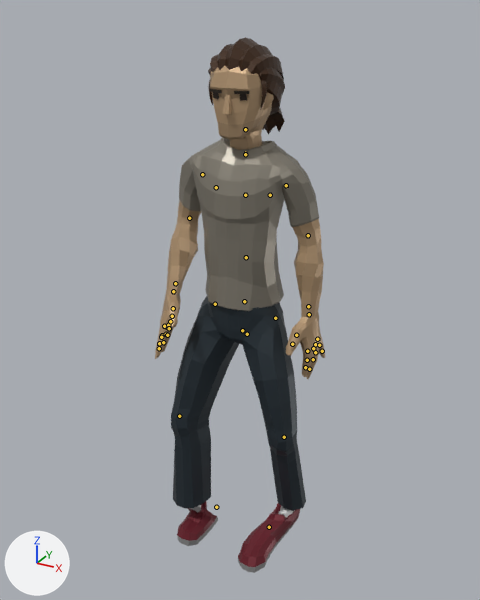
One commit to the glTF model public/assets/characters/nam.glb: the scene before it, then after it.
Both versions are drawn from a camera (50 mm lens) standing at (1.008, -1.915, 1.901) and looking at (-0.017, -0.05, 0.968). Lighting does not change. The marker at lower left points along +X, +Y and +Z. The picture after the commit comes second. Both versions are drawn at frame 0 of the action 'idle'; the numbers are the values there. The bones that change, and the others that lie on the model, are drawn over the model as lines.

In view in the first picture: 'Casual2_Body', 'Casual2_Feet', 'Casual2_Head', 'Casual2_Legs'.
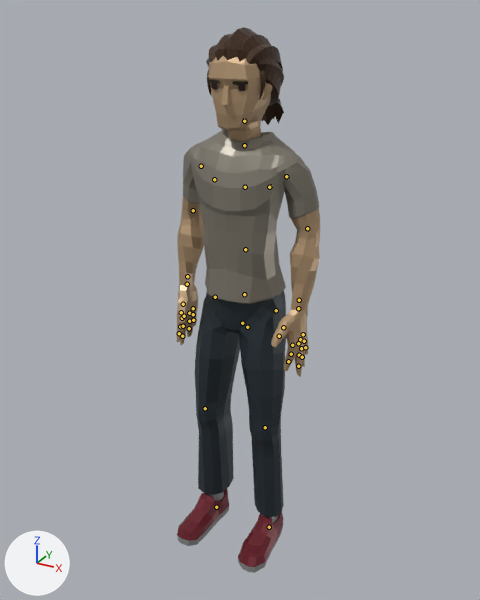
Location of each change, (x1, y1, x2, y2) in pixels of the pictures (480 x 600 px):
'Casual2_Body', posed (16% narrower)
    before: (155, 137, 325, 379)
    after: (177, 129, 320, 377)
'Casual2_Legs', posed (32% narrower)
    before: (171, 296, 306, 511)
    after: (195, 291, 286, 517)
'Casual2_Head', posed
    before: (208, 37, 285, 150)
    after: (206, 27, 284, 141)
'Casual2_Feet', posed (14% narrower, 18% taller)
    before: (177, 502, 300, 573)
    after: (177, 489, 283, 573)
bone 'Body', root to tip
    before: (247, 334) to (247, 332)
    after: (247, 327) to (247, 324)
bone 'UpperArm.L', root to tip
    before: (286, 185) to (287, 188)
    after: (286, 176) to (287, 179)
bone 'LowerArm.L', root to tip
    before: (308, 235) to (308, 238)
    after: (307, 228) to (307, 231)
bone 'Middle2.L', root to tip
    before: (313, 348) to (313, 351)
    after: (298, 343) to (298, 346)
bone 'Middle3.L', root to tip
    before: (313, 359) to (312, 361)
    after: (299, 355) to (299, 357)
bone 'Ring2.L', root to tip
    before: (315, 344) to (315, 346)
    after: (300, 339) to (300, 342)
bone 'Ring3.L', root to tip
    before: (315, 352) to (314, 354)
    after: (301, 348) to (301, 350)
bone 'UpperArm.R', root to tip
    before: (202, 174) to (202, 176)
    after: (201, 166) to (201, 168)
bone 'LowerArm.R', root to tip
    before: (189, 218) to (189, 220)
    after: (193, 210) to (192, 213)
bone 'UpperLeg.L', root to tip
    before: (275, 318) to (276, 319)
    after: (276, 310) to (276, 311)
bone 'LowerLeg.L', root to tip
    before: (284, 437) to (284, 438)
    after: (265, 427) to (265, 428)
bone 'UpperLeg.R', root to tip
    before: (215, 304) to (215, 305)
    after: (215, 297) to (215, 298)
bone 'LowerLeg.R', root to tip
    before: (179, 416) to (180, 417)
    after: (205, 408) to (205, 409)

The edits, one by one:
Bone 'Body' (bone_body) moves from (0.0, -0.00036, 0.0) to (0.0, -8e-05, -1e-05).
Bone 'UpperArm.L' (bone_upperarm_l) turns from (-69, 14, 0) to (-67, -1, 29) degrees about its own x, y and z.
Bone 'LowerArm.L' (bone_lowerarm_l) turns from (-13, -5, -12) to (-31, 23, -15) degrees about its own x, y and z.
Bone 'Middle2.L' (bone_middle2_l) turns from (-11, 1, -2) to (0, 0, 0) degrees about its own x, y and z.
Bone 'Middle3.L' (bone_middle3_l) turns from (-12, 1, -2) to (0, 0, 0) degrees about its own x, y and z.
Bone 'Ring2.L' (bone_ring2_l) turns from (-13, 5, -4) to (0, 0, 0) degrees about its own x, y and z.
Bone 'Ring3.L' (bone_ring3_l) turns from (-15, 5, -4) to (0, 0, 0) degrees about its own x, y and z.
Bone 'UpperArm.R' (bone_upperarm_r) turns from (-65, -2, -12) to (-67, 1, -29) degrees about its own x, y and z.
Bone 'LowerArm.R' (bone_lowerarm_r) turns from (-31, -13, 35) to (-31, -23, 15) degrees about its own x, y and z.
Bone 'UpperLeg.L' (bone_upperleg_l) turns from (-11, -23, 8) to (-1, -4, 5) degrees about its own x, y and z.
Bone 'LowerLeg.L' (bone_lowerleg_l) turns from (22, 0, 0) to (9, 0, 0) degrees about its own x, y and z.
Bone 'UpperLeg.R' (bone_upperleg_r) turns from (-8, 19, -20) to (-1, 4, -5) degrees about its own x, y and z.
Bone 'LowerLeg.R' (bone_lowerleg_r) turns from (19, 0, 0) to (9, 0, 0) degrees about its own x, y and z.
